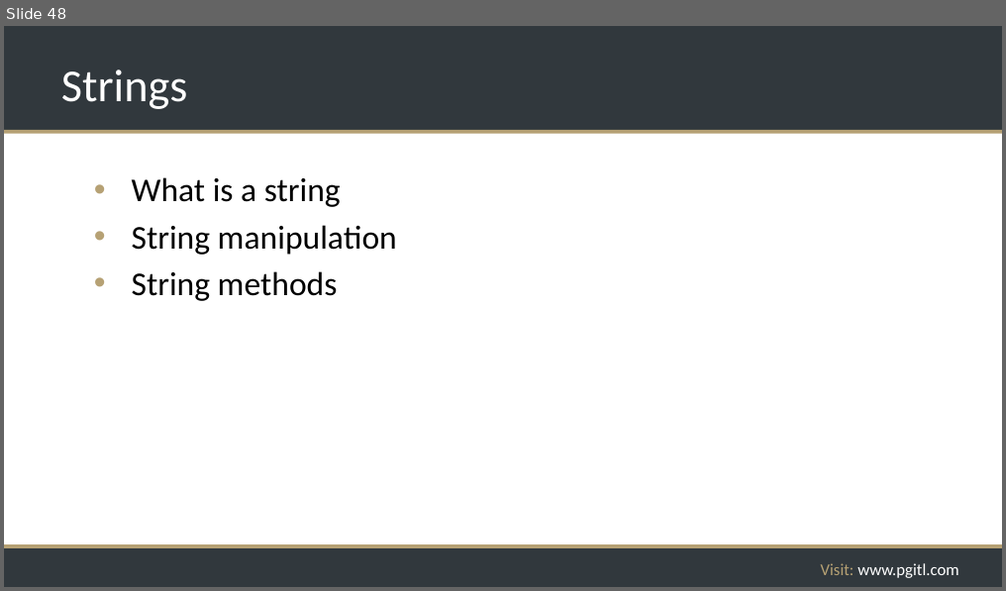
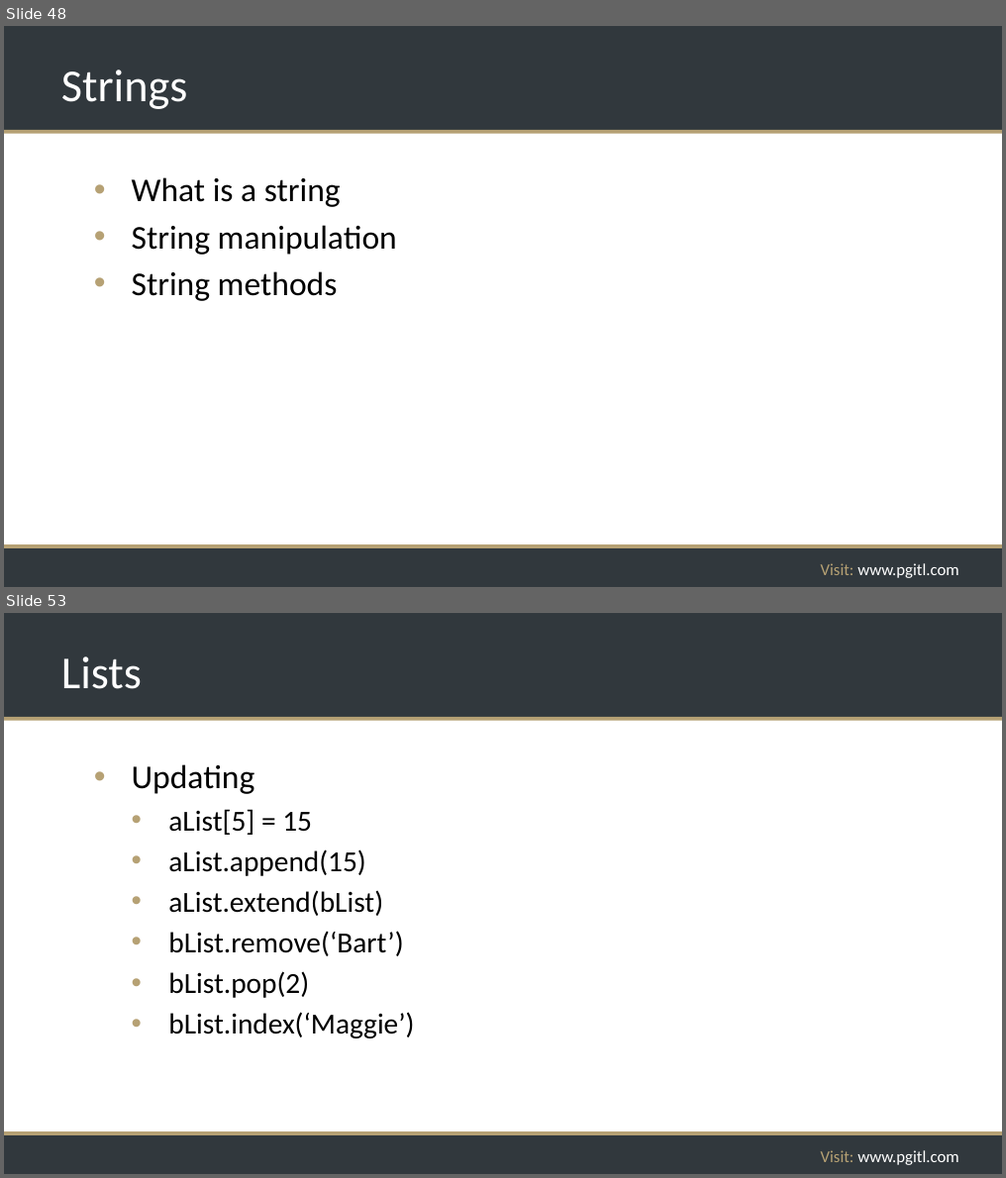
Before and after one commit to rikkouri/project-a, a slide deck: Programming Foundations.pptx. Shown one above the other, each under a label of ours: slide 48 before the commit, slides 48 and 53 after it; the slides between them are not shown. The pictures are 1006x591 and 1006x1178 pixels, drawn with LibreOffice and Linux fonts; fonts in the diff are those of the drawing; background and template pictures are left out. Boxes give left, top, right and bottom in pixels: in the first picture for what was removed or moved away, otherwise in the second. Text is boxed around its words. In the diff, an @@ line names an element or a change of style, - is before the commit and + after.

```diff
--- a/Programming Foundations.pptx
+++ b/Programming Foundations.pptx
@@ slide 53 added at (x1=4, y1=613, x2=1002, y2=1174), background #FFFFFF; not listed: 5 template elements that a slide beside it also shows @@
@@ title added at (x1=61, y1=657, x2=142, y2=689), 44 pt, text #FFFFFF @@
+Lists
@@ text added at (x1=132, y1=764, x2=414, y2=1039), 28 pt, text #000000 @@
+• Updating
+  • aList[5] = 15
+  • aList.append(15)
+  • aList.extend(bList)
+  • bList.remove(‘Bart’)
+  • bList.pop(2)
+  • bList.index(‘Maggie’)
```
Also in this commit, not shown: 1 slide changed, 6 other slides added.
